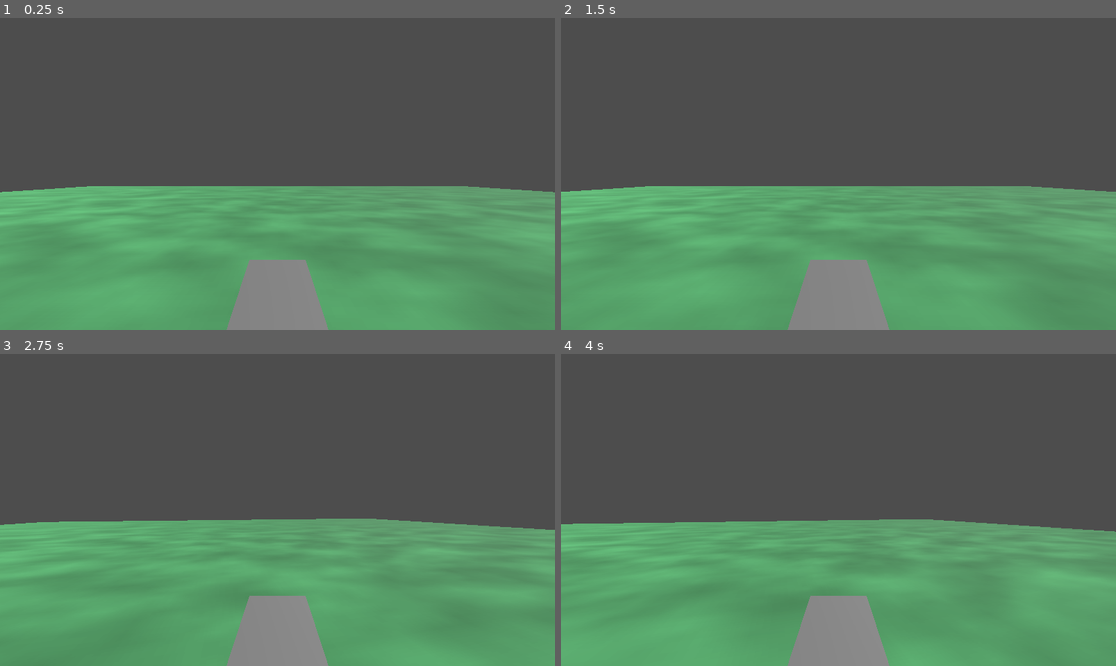
Above: before the commit, frames 1-4 (two rows, left to right).
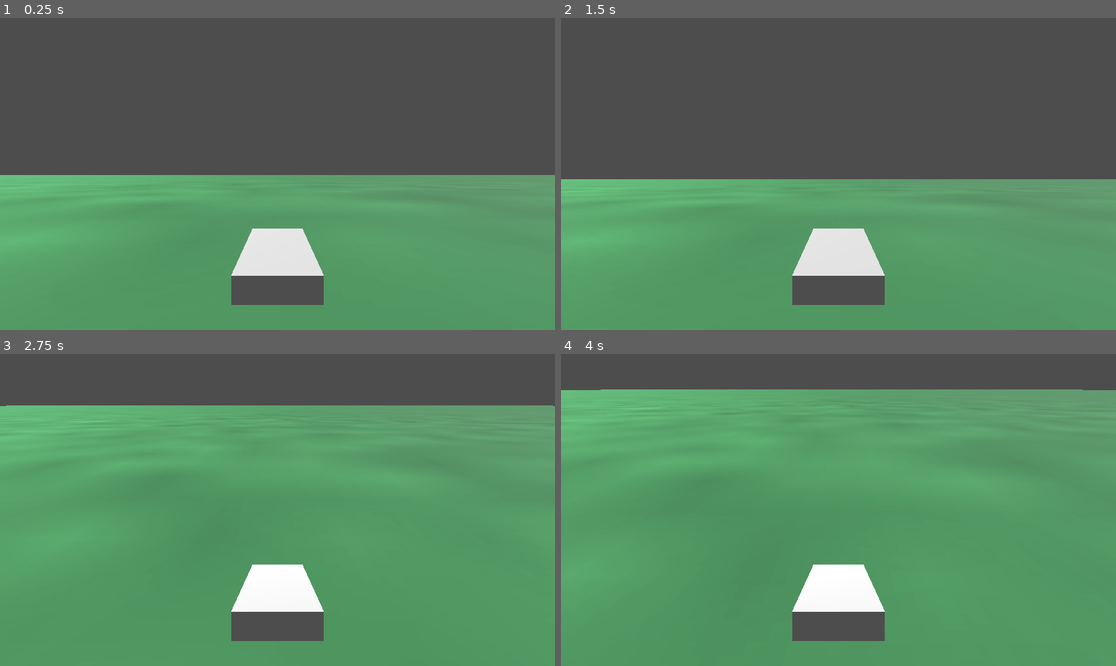
Above: after the commit, the same moments.

Repository: Picorims/open-street-kart
Game: Godot game, scene res://scenes/experiment_3.tscn
Two runs of this game, one before a commit and one after it. Both use one fixed random seed, a clock stepped at 60 frames per second and the inputs below. Before the commit the project starts from res://scenes/experiment_2.tscn.
Inputs:
- Up to frame 1 (0.25 s): no input
- Up to frame 2 (1.5 s): tap Enter at 0.5 s; hold D (right) 0.53-1.28 s; tap Space at 1.25 s; hold S (backward) from 1.28 s (still down)
- Up to frame 3 (2.75 s): release S (backward) at 2.03 s; hold D (right) from 2.03 s (still down)
- Up to frame 4 (4 s): release D (right) at 2.78 s; hold W (forward) 2.78-3.53 s; hold A (left) from 3.53 s (still down)

The runs differ from the first frame. In frame 1, 9.4% of the frame differs, in the area x 0-100%, y 50-100%; in frame 2, 7.9%; in frame 3, 43%; in frame 4, 50%, in the area x 0-100%, y 11-100%.

Commit message:
manual springs prototype

Diff:
--- a/project.godot
+++ b/project.godot
@@ -11,7 +11,7 @@
 [application]
 
 config/name="Open Street Kart"
-run/main_scene="uid://cpupnq5qmhna6"
+run/main_scene="uid://ik0pi7mee17m"
 config/features=PackedStringArray("4.4", "Mobile")
 config/icon="res://icon.svg"
 
@@ -40,4 +40,5 @@
 
 [rendering]
 
-renderer/rendering_method="mobile"
+renderer/rendering_method="gl_compatibility"
+renderer/rendering_method.mobile="gl_compatibility"
--- /dev/null
+++ b/scenes/car_raycast.gd
@@ -0,0 +1,44 @@
+extends RigidBody3D
+
+var raycast_fl: RayCast3D;
+var raycast_fr: RayCast3D;
+var raycast_bl: RayCast3D;
+var raycast_br: RayCast3D;
+
+@export var MAX_STEER = 0.9;
+@export var ENGINE_POWER = 3000;
+@export var SPRING_FORCE = 3000;
+
+func _ready():
+	raycast_bl = get_node("RayCast3D BL")
+	raycast_br = get_node("RayCast3D BR")
+	raycast_fl = get_node("RayCast3D FL")
+	raycast_fr = get_node("RayCast3D FR")
+
+
+func _interpol_squared(x):
+	return x*x
+
+func _apply_raycast_force(raycast: RayCast3D):
+	if (raycast.is_colliding()):
+		var raycast_length = raycast.global_position.length()
+		var collision_point: Vector3 = raycast.get_collision_point()
+		var collision_distance: float = (raycast.global_position - collision_point).length()
+		var force_to_apply: float = 1 - collision_distance / raycast.target_position.length()
+		var force_direction: Vector3 = get_global_transform_interpolated().basis.y.normalized()
+
+		# interpolate then apply
+		force_to_apply = _interpol_squared(force_to_apply)
+		apply_force(force_direction * force_to_apply * SPRING_FORCE, raycast.global_position)
+
+func _physics_process(delta: float) -> void:
+	_apply_raycast_force(raycast_fl)
+	_apply_raycast_force(raycast_fr)
+	_apply_raycast_force(raycast_bl)
+	_apply_raycast_force(raycast_br)
+
+	var aim = get_global_transform_interpolated().basis
+	# move the car left/right
+	apply_torque(Vector3(0,1,0) * Input.get_axis("right", "left") * MAX_STEER)
+	# move the car forward
+	apply_force(-aim.z * Input.get_axis("forward", "backward") * ENGINE_POWER)
--- a/scenes/experiment_2.tscn
+++ b/scenes/experiment_2.tscn
@@ -3,26 +3,26 @@
 [ext_resource type="Script" uid="uid://bcfqmg8h1ppo" path="res://scenes/car.gd" id="1_li6mi"]
 
 [sub_resource type="BoxShape3D" id="BoxShape3D_chq71"]
-size = Vector3(100, 2, 100)
+size = Vector3(1000, 2, 1000)
 
-[sub_resource type="Gradient" id="Gradient_yaooi"]
+[sub_resource type="Gradient" id="Gradient_li6mi"]
 colors = PackedColorArray(0.851769, 0.851769, 0.851769, 1, 1, 1, 1, 1)
 
-[sub_resource type="FastNoiseLite" id="FastNoiseLite_yaooi"]
+[sub_resource type="FastNoiseLite" id="FastNoiseLite_kl8hj"]
 frequency = 0.092
 
 [sub_resource type="NoiseTexture2D" id="NoiseTexture2D_li6mi"]
-color_ramp = SubResource("Gradient_yaooi")
-noise = SubResource("FastNoiseLite_yaooi")
+color_ramp = SubResource("Gradient_li6mi")
+noise = SubResource("FastNoiseLite_kl8hj")
 
-[sub_resource type="StandardMaterial3D" id="StandardMaterial3D_hq7ny"]
+[sub_resource type="StandardMaterial3D" id="StandardMaterial3D_bht1r"]
 albedo_color = Color(0.410039, 0.813847, 0.514979, 1)
 albedo_texture = SubResource("NoiseTexture2D_li6mi")
 albedo_texture_force_srgb = true
 
 [sub_resource type="BoxMesh" id="BoxMesh_kl8hj"]
-material = SubResource("StandardMaterial3D_hq7ny")
-size = Vector3(100, 2, 100)
+material = SubResource("StandardMaterial3D_bht1r")
+size = Vector3(1000, 2, 1000)
 
 [sub_resource type="Environment" id="Environment_bht1r"]
 
--- /dev/null
+++ b/scenes/experiment_3.tscn
@@ -0,0 +1,89 @@
+[gd_scene load_steps=13 format=3 uid="uid://ik0pi7mee17m"]
+
+[ext_resource type="Script" uid="uid://cre8d8smd40ni" path="res://scenes/car_raycast.gd" id="1_f5onu"]
+
+[sub_resource type="BoxShape3D" id="BoxShape3D_obcdv"]
+size = Vector3(1000, 2, 1000)
+
+[sub_resource type="Gradient" id="Gradient_yaooi"]
+colors = PackedColorArray(0.851769, 0.851769, 0.851769, 1, 1, 1, 1, 1)
+
+[sub_resource type="FastNoiseLite" id="FastNoiseLite_yaooi"]
+frequency = 1.0
+
+[sub_resource type="NoiseTexture2D" id="NoiseTexture2D_mj2ee"]
+color_ramp = SubResource("Gradient_yaooi")
+noise = SubResource("FastNoiseLite_yaooi")
+
+[sub_resource type="StandardMaterial3D" id="StandardMaterial3D_hq7ny"]
+albedo_color = Color(0.410039, 0.813847, 0.514979, 1)
+albedo_texture = SubResource("NoiseTexture2D_mj2ee")
+albedo_texture_force_srgb = true
+
+[sub_resource type="BoxMesh" id="BoxMesh_ckg0c"]
+material = SubResource("StandardMaterial3D_hq7ny")
+size = Vector3(1000, 2, 1000)
+
+[sub_resource type="Environment" id="Environment_dwohh"]
+
+[sub_resource type="CameraAttributesPractical" id="CameraAttributesPractical_1mcop"]
+
+[sub_resource type="BoxShape3D" id="BoxShape3D_uhq76"]
+size = Vector3(1.6, 0.5, 3)
+
+[sub_resource type="StandardMaterial3D" id="StandardMaterial3D_f5onu"]
+
+[sub_resource type="BoxMesh" id="BoxMesh_gjcwd"]
+material = SubResource("StandardMaterial3D_f5onu")
+size = Vector3(1.6, 0.5, 3)
+
+[node name="Node3D" type="Node3D"]
+
+[node name="Ground" type="StaticBody3D" parent="."]
+transform = Transform3D(1, 0, 0, 0, 1, 0, 0, 0, 1, 0, -1, 0)
+
+[node name="CollisionShape3D" type="CollisionShape3D" parent="Ground"]
+shape = SubResource("BoxShape3D_obcdv")
+
+[node name="MeshInstance3D" type="MeshInstance3D" parent="Ground"]
+mesh = SubResource("BoxMesh_ckg0c")
+
+[node name="WorldEnvironment" type="WorldEnvironment" parent="."]
+environment = SubResource("Environment_dwohh")
+camera_attributes = SubResource("CameraAttributesPractical_1mcop")
+
+[node name="DirectionalLight3D" type="DirectionalLight3D" parent="."]
+transform = Transform3D(0.642413, 0.515284, -0.567263, 0, 0.740206, 0.67238, 0.766358, -0.431946, 0.475518, 0, 7, 0)
+
+[node name="CarRaycast" type="RigidBody3D" parent="."]
+transform = Transform3D(1, 0, 0, 0, 1, 0, 0, 0, 1, 0, 0.559193, 0)
+mass = 500.0
+center_of_mass_mode = 1
+center_of_mass = Vector3(0, -2, 0)
+script = ExtResource("1_f5onu")
+
+[node name="CollisionShape3D" type="CollisionShape3D" parent="CarRaycast"]
+shape = SubResource("BoxShape3D_uhq76")
+
+[node name="MeshInstance3D" type="MeshInstance3D" parent="CarRaycast"]
+mesh = SubResource("BoxMesh_gjcwd")
+skeleton = NodePath("../CollisionShape3D")
+
+[node name="Camera3D" type="Camera3D" parent="CarRaycast"]
+transform = Transform3D(-1, 0, 8.74228e-08, 0, 1, 0, -8.74228e-08, 0, -1, 0, 2, -5)
+
+[node name="RayCast3D FL" type="RayCast3D" parent="CarRaycast"]
+transform = Transform3D(1, 0, 0, 0, 1, 0, 0, 0, 1, 0.8, -0.2, 1.5)
+target_position = Vector3(0, -0.25, 0)
+
+[node name="RayCast3D FR" type="RayCast3D" parent="CarRaycast"]
+transform = Transform3D(1, 0, 0, 0, 1, 0, 0, 0, 1, -0.8, -0.2, 1.5)
+target_position = Vector3(0, -0.25, 0)
+
+[node name="RayCast3D BL" type="RayCast3D" parent="CarRaycast"]
+transform = Transform3D(1, 0, 0, 0, 1, 0, 0, 0, 1, 0.8, -0.2, -1.5)
+target_position = Vector3(0, -0.25, 0)
+
+[node name="RayCast3D BR" type="RayCast3D" parent="CarRaycast"]
+transform = Transform3D(1, 0, 0, 0, 1, 0, 0, 0, 1, -0.8, -0.2, -1.5)
+target_position = Vector3(0, -0.25, 0)
Not shown, added: scenes/car_raycast.gd.uid
